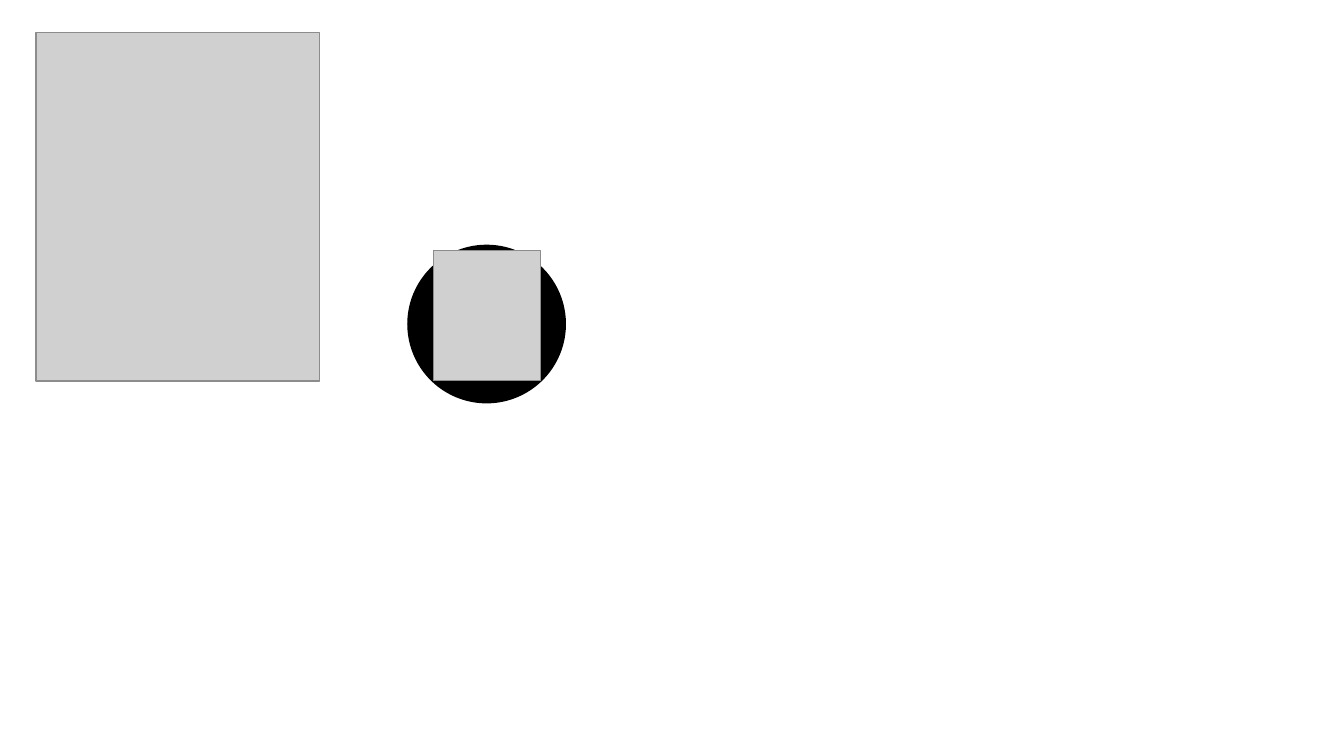
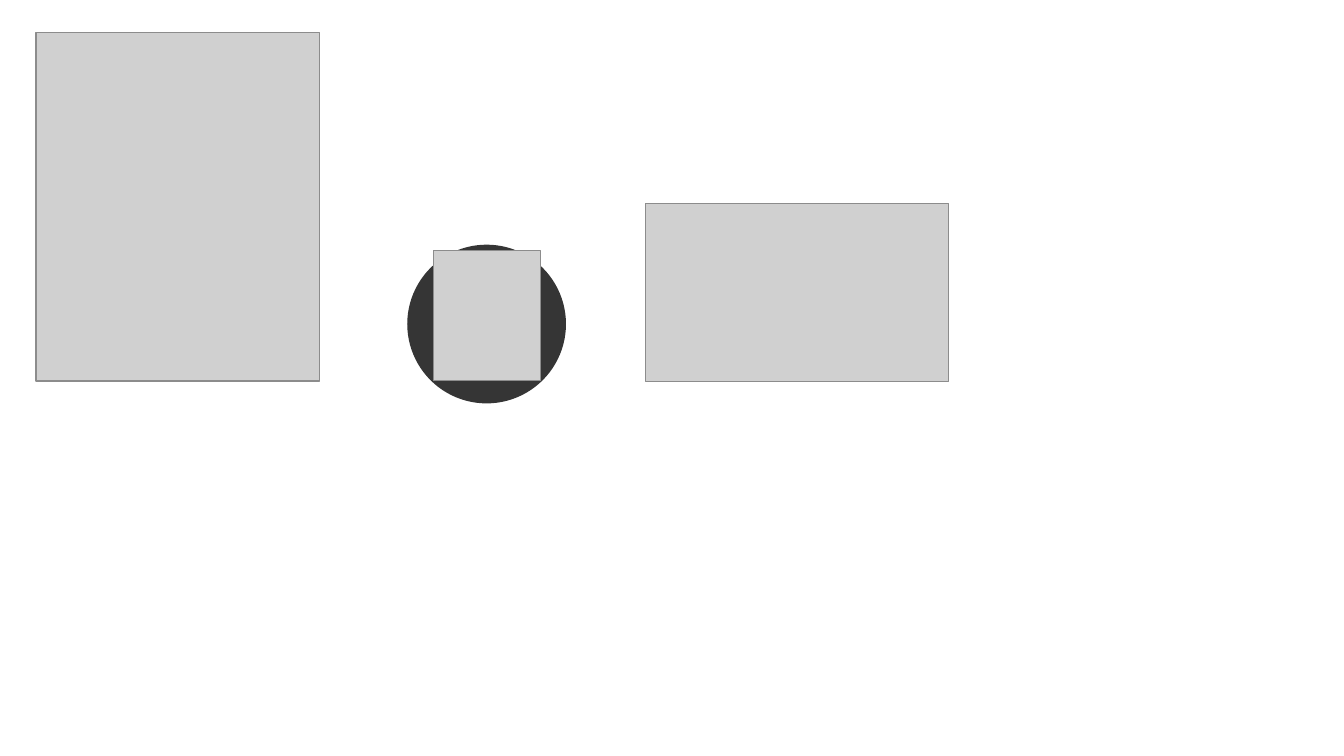
Before and after one commit to hamishsproul/myblog, a slide deck: slide 1 of images/diagram-creation.pptx. Drawn at 1344x756 pixels with LibreOffice and Linux fonts; fonts in the diff are those of the drawing; grey boxes stand for pictures. Boxes give left, top, right and bottom in pixels: in the first picture for what was removed or moved away, otherwise in the second. Text is boxed around its words. In the diff, an @@ line names an element or a change of style, - is before the commit and + after.

```diff
--- a/images/diagram-creation.pptx
+++ b/images/diagram-creation.pptx
@@ picture added at (646, 204, 949, 382) @@
@@ ellipse at (407, 245, 566, 403): fill #000000 to #353535 @@
```
Also in this commit, not shown: 11 other files.
